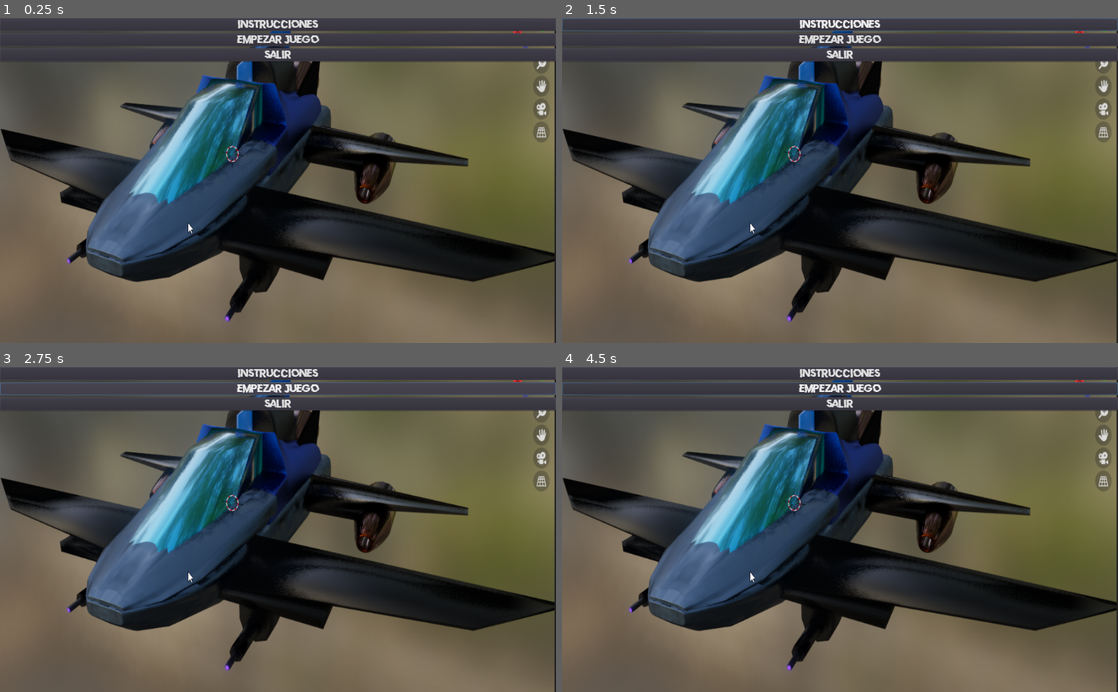
Above: before the commit, frames 1-4 (two rows, left to right).
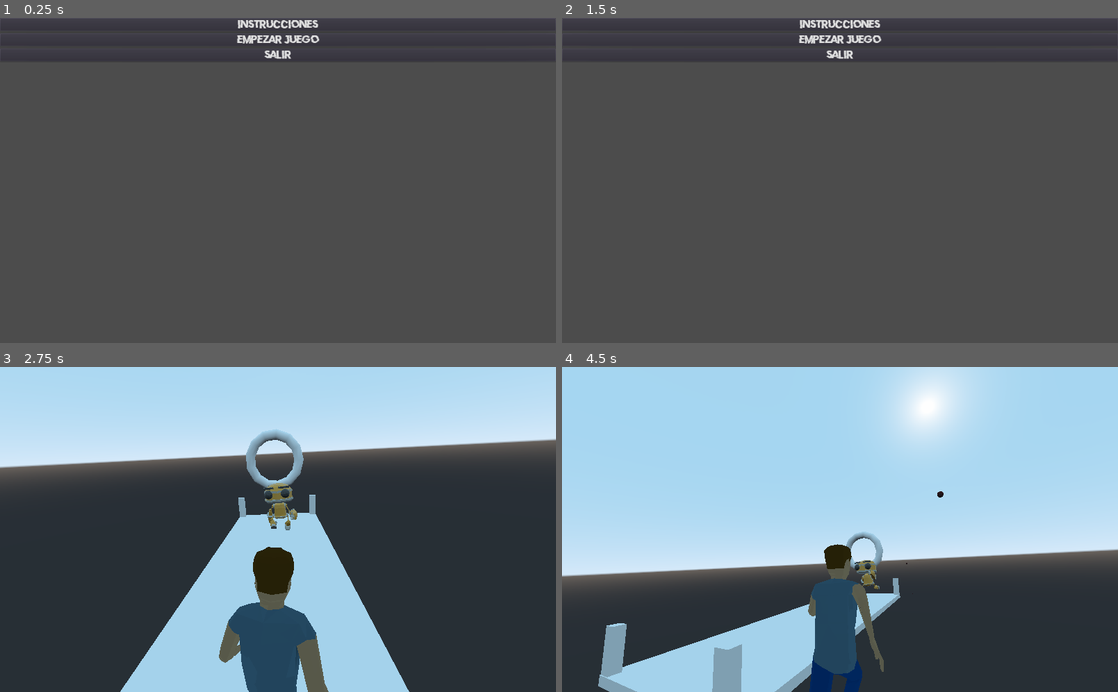
Above: after the commit, the same moments.

Repository: RightClickBandids/ElJogoFeo
Game: Godot game, scene res://Scenes/EscenaInicial.tscn
The game is run twice, just before and just after one commit, with the same random seed, the same clock (stepped at 60 frames per second) and the same inputs. Video files are missing from this copy of the repository; at most half a second of black plays in their place.
Inputs (mouse positions are in pixels of both pictures, inside the frame that each line leads up to):
- Up to frame 1 (0.25 s): no input
- Up to frame 2 (1.5 s): click "instrucciones" at 0.5 s; click (840, 304) at 1.25 s, where only the run after the commit has a clickable "Atras"
- Up to frame 3 (2.75 s): click "Empezar juego" at 2 s
- Up to frame 4 (4.5 s): click (840, 389) at 2.75 s, where only the run before the commit has a clickable "Empezar juego"; move the mouse to (962, 513) at 3.52 s; hold D (RIGHT) 3.53-4.28 s; hold Space (DISPARO) 3.53-4.28 s; move the mouse to (728, 545) at 4.27 s; hold S (DOWN) from 4.28 s (still down); tap Space (DISPARO) at 4.35 s

The runs differ from the first frame. In frame 1, 75% of the frame differs, in the area x 0-100%, y 3-100%; in frame 2, 75%; in frame 3, 94%; in frame 4, 97%, in the area x 0-100%, y 0-100%.

Commit message:
Ready1 :3

Diff:
--- a/Videojuego 2/Scenes/EscenaInicial.tscn
+++ b/Videojuego 2/Scenes/EscenaInicial.tscn
@@ -1,11 +1,11 @@
 [gd_scene load_steps=6 format=2]
 
-[ext_resource path="res://Tipografias/Doctor Glitch.otf" type="DynamicFontData" id=1]
 [ext_resource path="res://Scripts/Menú.gd" type="Script" id=2]
-[ext_resource path="res://Textures-Images/inicio.png" type="Texture" id=3]
+[ext_resource path="res://Tipografias/Doctor Glitch.otf" type="DynamicFontData" id=3]
+[ext_resource path="res://Mi_video.webm" type="VideoStream" id=4]
 
 [sub_resource type="DynamicFont" id=1]
-font_data = ExtResource( 1 )
+font_data = ExtResource( 3 )
 
 [sub_resource type="Theme" id=2]
 default_font = SubResource( 1 )
@@ -13,22 +13,30 @@
 [node name="controlEscenas" type="CanvasLayer"]
 script = ExtResource( 2 )
 
-[node name="NinePatchRect" type="NinePatchRect" parent="."]
+[node name="VideoPlayer" type="VideoPlayer" parent="."]
+margin_right = 1023.0
+margin_bottom = 597.0
+stream = ExtResource( 4 )
+autoplay = true
+__meta__ = {
+"_edit_use_anchors_": false
+}
+
+[node name="NinePatchRect" type="NinePatchRect" parent="VideoPlayer"]
 anchor_left = 0.5
 anchor_top = 0.5
 anchor_right = 0.5
 anchor_bottom = 0.5
-margin_left = -512.0
-margin_top = -300.0
-margin_right = 512.0
-margin_bottom = 300.0
+margin_left = -511.5
+margin_top = -298.5
+margin_right = 512.5
+margin_bottom = 301.5
 theme = SubResource( 2 )
-texture = ExtResource( 3 )
 __meta__ = {
 "_edit_use_anchors_": false
 }
 
-[node name="VBoxContainer" type="VBoxContainer" parent="NinePatchRect"]
+[node name="VBoxContainer" type="VBoxContainer" parent="VideoPlayer/NinePatchRect"]
 anchor_left = 0.5
 anchor_top = 1.0
 anchor_right = 0.5
@@ -41,22 +49,23 @@
 "_edit_use_anchors_": false
 }
 
-[node name="BInstruciones" type="Button" parent="NinePatchRect/VBoxContainer"]
+[node name="BInstruciones" type="Button" parent="VideoPlayer/NinePatchRect/VBoxContainer"]
 margin_right = 1024.0
 margin_bottom = 24.0
 text = "instrucciones"
 
-[node name="BEmpezar" type="Button" parent="NinePatchRect/VBoxContainer"]
+[node name="BEmpezar" type="Button" parent="VideoPlayer/NinePatchRect/VBoxContainer"]
 margin_top = 28.0
 margin_right = 1024.0
 margin_bottom = 52.0
 text = "Empezar juego"
 
-[node name="BSalir" type="Button" parent="NinePatchRect/VBoxContainer"]
+[node name="BSalir" type="Button" parent="VideoPlayer/NinePatchRect/VBoxContainer"]
 margin_top = 56.0
 margin_right = 1024.0
 margin_bottom = 80.0
 text = "Salir"
-[connection signal="pressed" from="NinePatchRect/VBoxContainer/BInstruciones" to="." method="_on_BInstruciones_pressed"]
-[connection signal="pressed" from="NinePatchRect/VBoxContainer/BEmpezar" to="." method="_on_BEmpezar_pressed"]
-[connection signal="pressed" from="NinePatchRect/VBoxContainer/BSalir" to="." method="_on_BSalir_pressed"]
+[connection signal="finished" from="VideoPlayer" to="." method="_on_VideoPlayer_finished"]
+[connection signal="pressed" from="VideoPlayer/NinePatchRect/VBoxContainer/BInstruciones" to="." method="_on_BInstruciones_pressed"]
+[connection signal="pressed" from="VideoPlayer/NinePatchRect/VBoxContainer/BEmpezar" to="." method="_on_BEmpezar_pressed"]
+[connection signal="pressed" from="VideoPlayer/NinePatchRect/VBoxContainer/BSalir" to="." method="_on_BSalir_pressed"]
--- a/Videojuego 2/Scripts/Menú.gd
+++ b/Videojuego 2/Scripts/Menú.gd
@@ -4,11 +4,15 @@
 
 func _on_BInstruciones_pressed():
 	#entrar al arbol de nodos
-	get_tree().change_scene("res://inicio/Controlinstrucciones.tscn")
+	get_tree().change_scene("res://Scenes/Instrucciones.tscn")
 
 func _on_BEmpezar_pressed():
-	get_tree().change_scene("res://EscenaJuego.tscn")
+	get_tree().change_scene("res://Scenes/EscenaJuego.tscn")
 
 
 func _on_BSalir_pressed():
 	get_tree().quit()
+
+
+func _on_VideoPlayer_finished():
+	get_tree().change_scene("res://Scenes/Instrucciones.tscn")
Not shown, added: Videojuego 2/Mi_video.webm
